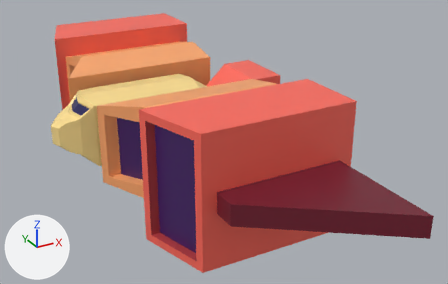
Renders of the FBX model blender/fbx/enemies/boss/Eagle.fbx from each side of a commit.
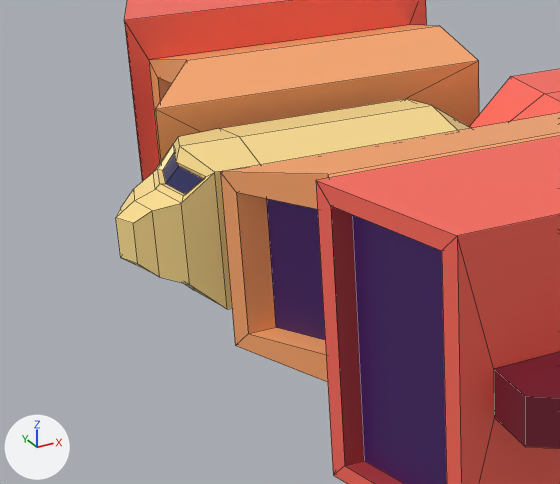
Old and new are each drawn whole from a 50 mm lens placed at (5.7, -22.1, 9.7), pointed at (16.8, -1.8, -0.4) and again close up on the part from 0% to 55% of the width and 11% to 86% of the height. Arrows for +X, +Y and +Z are at lower left; the lights stay in place. The close-ups show mesh edges as thin lines. Where no turn or scale is listed for an object, it has been applied to the vertices. Vertices at the same position are counted once.

Objects in the first close-up: 'boss'.
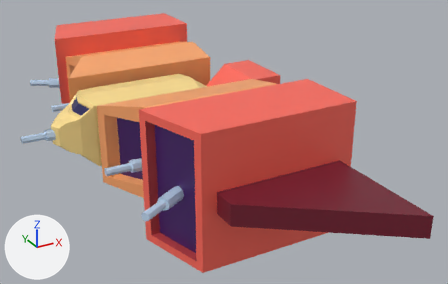
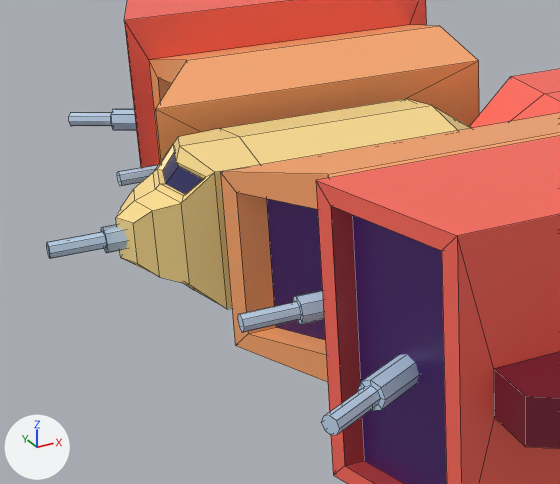
The newer file is also turned or shifted as a whole; pictures and numbers use the older file's frame.

The edits, one by one:
me_cube_040 is used by ob_boss; location (11.21, -0.06, 0.55).
me_cube_040 had 178 vertices, 176 faces and spanned x -0.8..8.6, y -11.7..11.7, z -2.3..2.3.
me_cube_040 now has 349 vertices, 317 faces and spans x -1.9..8.6, y -11.7..11.7, z -2.3..2.3.
me_cube_040 part 1: a new loose piece of 43 vertices spanning x -1.9..0.5, y -0.2..0.2, z -0.2..0.2, in mat_enemyship (picture img_enemy_pallette_png).
me_cube_040 part 2: a new loose piece of 32 vertices spanning x 0.0..2.3, y -7.2..-5.7, z -0.4..0.1, in mat_enemyship (picture img_enemy_pallette_png).
me_cube_040 part 3: a new loose piece of 32 vertices spanning x 0.1..2.6, y -3.7..-3.3, z -0.5..0.0, in mat_enemyship (picture img_enemy_pallette_png).
me_cube_040 part 4: a new loose piece of 32 vertices spanning x 0.0..2.3, y 5.7..7.2, z -0.4..0.1, in mat_enemyship (picture img_enemy_pallette_png).
me_cube_040 part 5: a new loose piece of 32 vertices spanning x 0.1..2.6, y 3.3..3.7, z -0.5..0.0, in mat_enemyship (picture img_enemy_pallette_png).

What differs and where, as boxes [x1, y1, x2, y2] in the close-ups (560 x 484 px):
'boss', reshaped: before [116, 0, 560, 484]; after [47, 0, 560, 484]
part 1 of me_cube_040, added (blue): after [47, 225, 128, 259]
part 2 of me_cube_040, added (blue): after [321, 354, 419, 435]
part 3 of me_cube_040, added: after [238, 290, 324, 332]
part 4 of me_cube_040, added (blue): after [69, 109, 136, 131]
part 5 of me_cube_040, added: after [117, 165, 158, 186]
